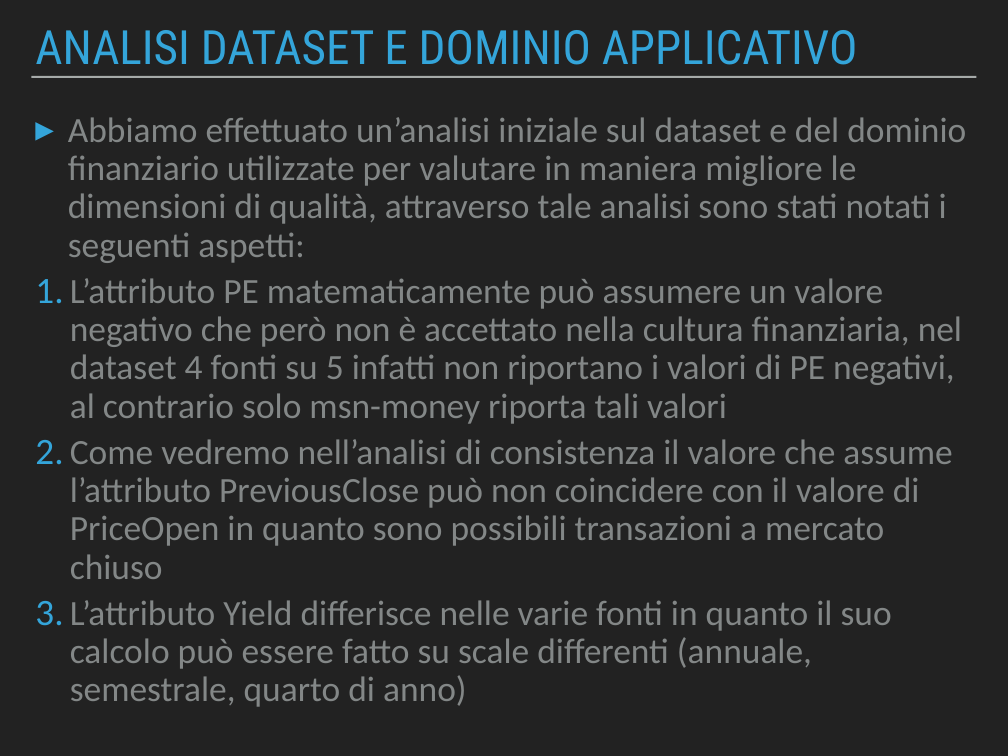
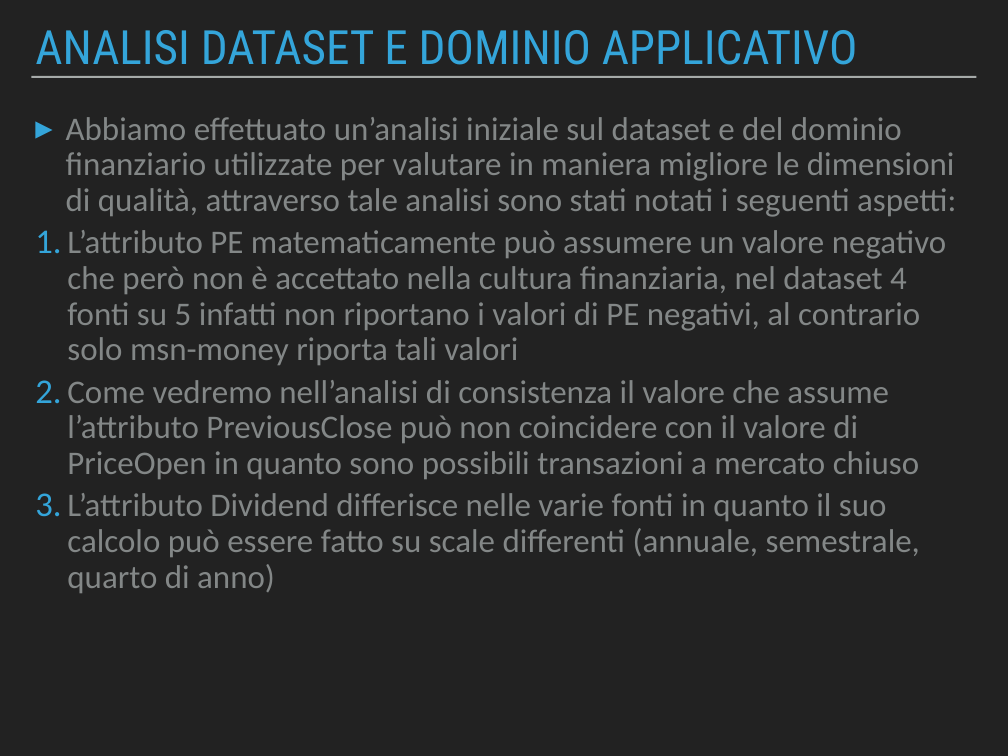
Before and after one commit to Beltra97/Unimib_ArchitettureDati, a slide deck: slide 6 of PresentazionePowerPoint.pptx. Drawn at 1008x756 pixels with LibreOffice and Linux fonts; fonts in the diff are those of the drawing. Boxes give left, top, right and bottom in pixels: in the first picture for what was removed or moved away, otherwise in the second. Text is boxed around its words. In the diff, an @@ line names an element or a change of style, - is before the commit and + after.

```diff
--- a/PresentazionePowerPoint.pptx
+++ b/PresentazionePowerPoint.pptx
@@ text at bbox=[66, 117, 956, 479]: size 36 to 33.5 pt in "Abbiamo effettuato un’analisi iniziale sul dataset e ...", "L’attributo PE matematicamente può assumere un valore ...", "Come vedremo nell’analisi di consistenza il valore ..."; indent changed; less space between paragraphs @@
@@ text at bbox=[67, 493, 920, 593]: text changed; size 36 to 33.5 pt @@
-3. L’attributo Yield differisce nelle varie fonti in quanto il suo calcolo può essere fatto su scale differenti (annuale, semestrale, quarto di anno)
+3. L’attributo Dividend differisce nelle varie fonti in quanto il suo calcolo può essere fatto su scale differenti (annuale, semestrale, quarto di anno)
```
Also in this commit, not shown: 15 other slides changed, 11 other files.
